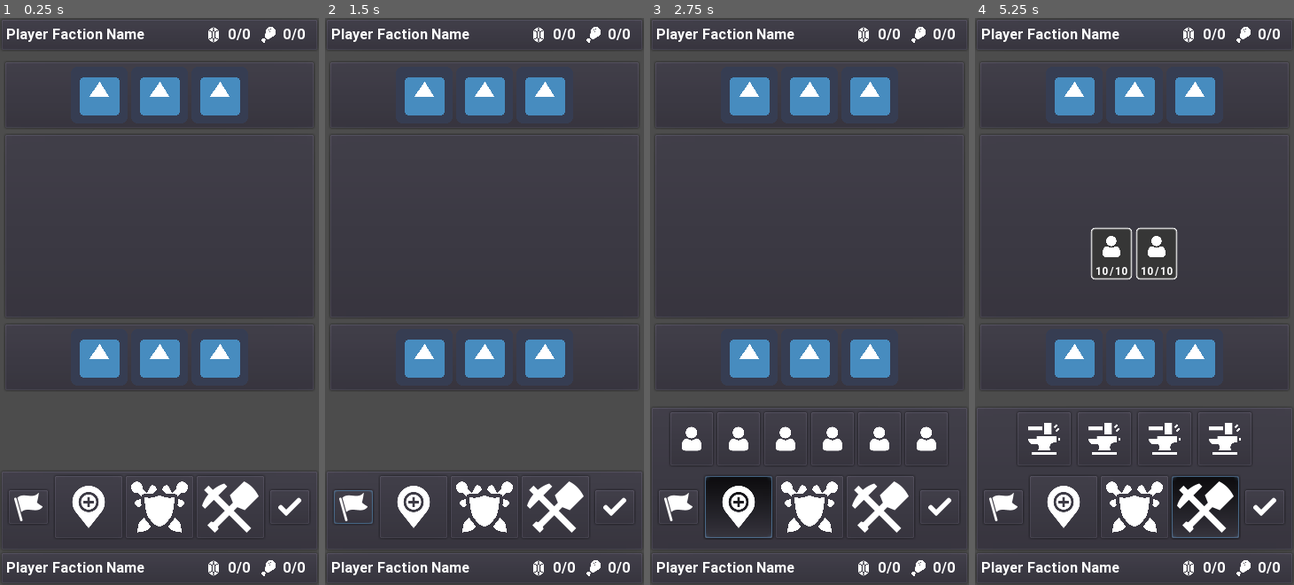
Above: before the commit, frames 1-4 (left to right).
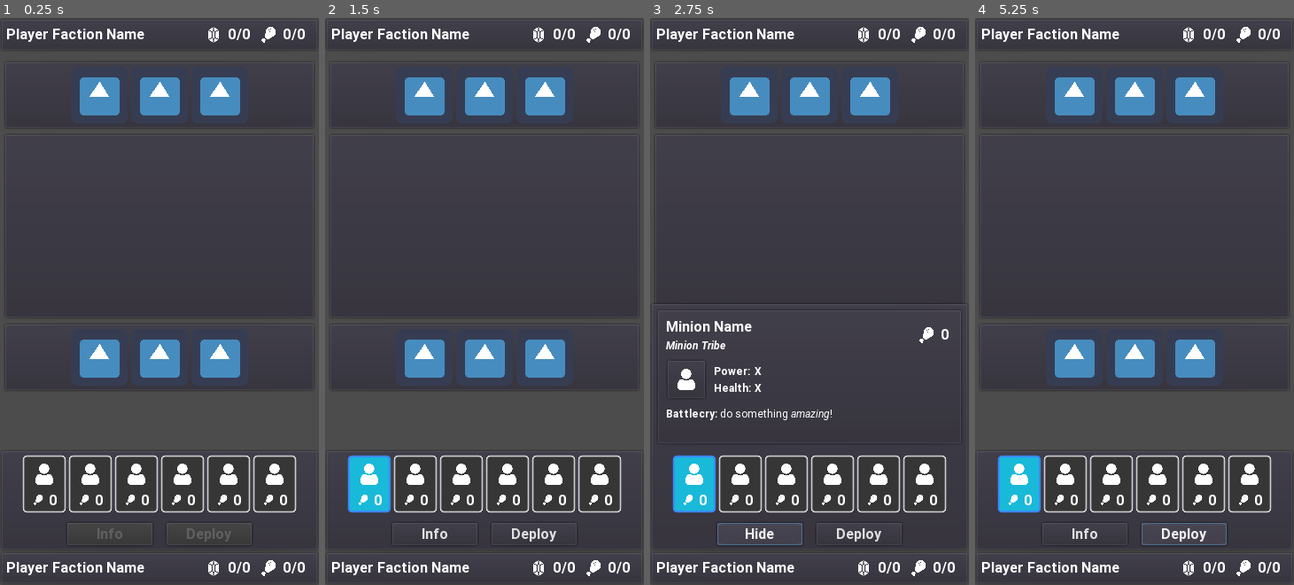
Above: after the commit, the same moments.

Repository: oatspear/obminion-hs
Game: Godot game, scene res://scenes/GuiSketch.tscn
Two runs of this game, one before a commit and one after it. Both use one fixed random seed, a clock stepped at 60 frames per second and the inputs below. The project has no main scene, so this scene is started directly. The engine's default icon, where the game draws it, is replaced by a stand-in: a white triangle on a blue panel in a dark square.
Inputs (mouse positions are in pixels of both pictures, inside the frame that each line leads up to):
- Up to frame 1 (0.25 s): no input
- Up to frame 2 (1.5 s): click (353, 505) at 0.52 s; click (522, 318) at 1.25 s, where only the run before the commit has a clickable "OK"
- Up to frame 3 (2.75 s): click (758, 533) at 2 s, where only the run after the commit has a clickable "Info"
- Up to frame 4 (5.25 s): click (1016, 437) at 2.77 s; click (1083, 533) at 3.5 s, where only the run after the commit has a clickable "Hide"; click (1064, 437) at 4.27 s; click (1185, 533) at 5 s, where only the run after the commit has a clickable "Deploy"

The runs differ from the first frame. In frame 1, 5.1% of the frame differs, in the area x 0-100%, y 77-93%; in frame 2, 5.9%; in frame 3, 12%, in the area x 0-100%, y 50-93%; in frame 4, 9.0%.

Commit message:
Update GuiSketch.tscn

Diff:
--- a/scenes/GuiSketch.tscn
+++ b/scenes/GuiSketch.tscn
@@ -3,7 +3,7 @@
 [ext_resource path="res://icon.png" type="Texture" id=1]
 [ext_resource path="res://scenes/GuiSketch.gd" type="Script" id=2]
 [ext_resource path="res://scenes/battle/minions/MinionRow.tscn" type="PackedScene" id=3]
-[ext_resource path="res://scenes/battle/components/ActionPanel.tscn" type="PackedScene" id=4]
+[ext_resource path="res://scenes/battle/ui/actions/ActionPanel.tscn" type="PackedScene" id=4]
 [ext_resource path="res://scenes/battle/components/ResourcePanel.tscn" type="PackedScene" id=5]
 
 [node name="GUISketch" type="MarginContainer"]
@@ -147,14 +147,15 @@
 [node name="Spacer" type="Control" parent="Layer2"]
 margin_top = 38.0
 margin_right = 360.0
-margin_bottom = 510.0
+margin_bottom = 321.0
 mouse_filter = 2
 size_flags_vertical = 3
 
 [node name="ActionPanel" parent="Layer2" instance=ExtResource( 4 )]
+anchor_top = 0.0
 anchor_right = 0.0
 anchor_bottom = 0.0
-margin_top = 510.0
+margin_top = 321.0
 margin_right = 360.0
 margin_bottom = 602.0
 
@@ -178,8 +179,3 @@
 window_title = "End Turn"
 dialog_text = "End your turn?"
 dialog_autowrap = true
-
-[connection signal="end_turn" from="Layer2/ActionPanel" to="." method="_on_ActionPanel_end_turn"]
-[connection signal="forfeit_game" from="Layer2/ActionPanel" to="." method="_on_ActionPanel_forfeit_game"]
-[connection signal="spawn_minion" from="Layer2/ActionPanel" to="." method="_on_ActionPanel_spawn_minion"]
-[connection signal="use_support" from="Layer2/ActionPanel" to="." method="_on_ActionPanel_use_support"]
